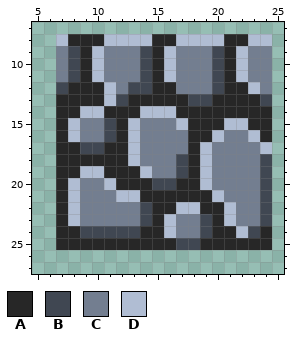
File history of a pixel-art sprite, Closing Walls/Assets/Sprites/brick_basic.png. Above: the version before the commit.
The file is 32x32 pixels. Shown: x 5..25, y 7..27. The old version is drawn lined up with the new one.
Palette (. is transparent): A #272727  B #404752  C #737e90  D #b0bdd3
Pixels before, first column x 7:
 8 DAAADDDDAADDDDAADD
 9 CBADCCCBADCCCBADCC
10 CBADCCCBADCCCBADCC
11 CBADCCCBADCCCBADCC
12 BAAADCBBAACCCBAADC
13 AAAADBAAAAABBAAAAB
14 AADDAAADDDAAAAAAAA
15 ADCCBADCCCDAAADDAA
16 ADCCBADCCCCAADCCDA
17 AABBAADCCCCADCCCCD
18 AAAAAADCCCBADCCCCB
19 AADDAAADCCBADCCCCB
20 ADCCDAAABBAADCCCCB
21 ADCCCDDAAAAAADCCCB
22 ADCCCCCBAADDAADCCB
23 ADCCCCCBADCCBADCCB
24 AABBBBBAADCCBAADBA
25 AAAAAAAAAABBAAAAAA
Now the later version:
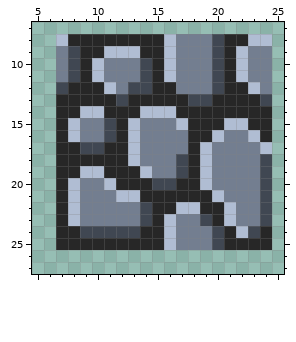
Message: remastered bricks
Edits made:
whole drawing moved by -1,+1 (the old picture is shown already moved)
y 8: x 11..14 DDDD -> AAAA; x 16..20 ADDDD -> DCCCB
y 9: x 10..14 DCCCB -> ADDDA
y 13: x 11 D -> A
y 24: x 19..20 BA -> CB
y 25: x 16..20 ABBAA -> DCCCB
Boxes around the changes in both pictures, in picture pixels (x1, y1, x2, y2):
changed: (92, 34, 224, 58)
changed: (104, 94, 116, 106)
changed: (164, 226, 224, 250)
